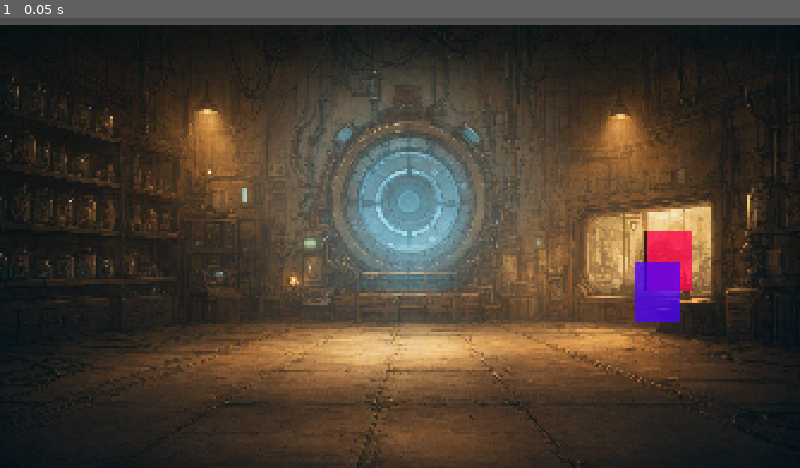
Above: before the commit, frame 1.
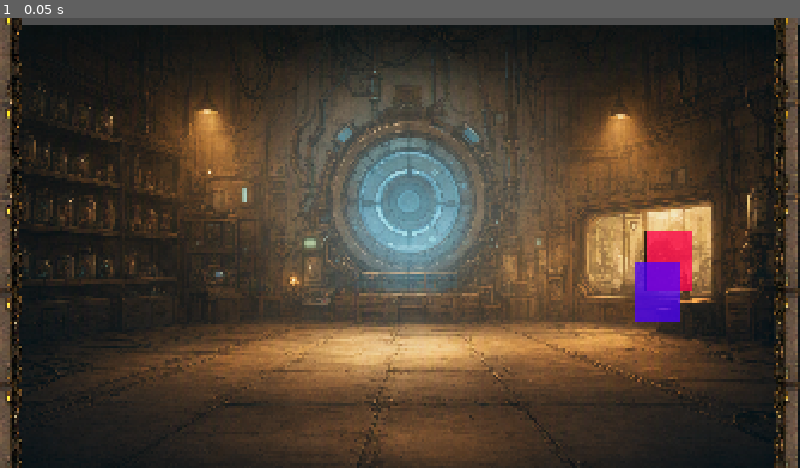
Above: after the commit, the same moment.

Repository: goodbless/first-game-in-godot
Game: Godot game, scene res://scenes/Levels/template.tscn
Two runs of this game, one before a commit and one after it. Both use one fixed random seed, a clock stepped at 60 frames per second and the inputs below. This scene is started directly instead of the project's main scene.
Inputs:
- Up to frame 1 (0.05 s): no input

The runs differ from the first frame. In frame 1, 3.9% of the frame differs, in the area x 0-100%, y 0-100%.

Commit message:
feat: 为测试关卡左右墙壁添加侧墙贴图装饰
1. 调整左右墙壁位置，从 ±900 扩展至 ±944
2. 为左右墙壁各自添加 5 个侧墙贴图，右侧贴图进行水平翻转处理

Diff:
--- a/First Game/scenes/Levels/template.tscn
+++ b/First Game/scenes/Levels/template.tscn
@@ -1,5 +1,6 @@
 [gd_scene format=3 uid="uid://chn6242x6hgyk"]
 
+[ext_resource type="Texture2D" uid="uid://bbgmye32jesiw" path="res://assets/sprites/sidewall.png" id="2_uagt1"]
 [ext_resource type="Texture2D" uid="uid://fsyoba3sfmwd" path="res://assets/sprites/scene_lab.png" id="2_wjpas"]
 [ext_resource type="PackedScene" uid="uid://dtrbka1ef726o" path="res://scenes/killzone.tscn" id="6_lwjhc"]
 [ext_resource type="PackedScene" uid="uid://bw6gomvbrnoah" path="res://scenes/objects/past_goal.tscn" id="7_y5o84"]
@@ -27,16 +28,61 @@
 texture = ExtResource("2_wjpas")
 
 [node name="LeftWall" type="StaticBody2D" parent="Level" unique_id=1094984701]
-position = Vector2(-900, 0)
+position = Vector2(-944, 0)
 
 [node name="CollisionShape2D" type="CollisionShape2D" parent="Level/LeftWall" unique_id=2044048087]
 shape = SubResource("WallShape")
 
+[node name="Sidewall" type="Sprite2D" parent="Level/LeftWall" unique_id=2076167545]
+position = Vector2(7, 453.5)
+texture = ExtResource("2_uagt1")
+
+[node name="Sidewall2" type="Sprite2D" parent="Level/LeftWall" unique_id=207193344]
+position = Vector2(7, 229.5)
+texture = ExtResource("2_uagt1")
+
+[node name="Sidewall3" type="Sprite2D" parent="Level/LeftWall" unique_id=717908615]
+position = Vector2(7, 5.5)
+texture = ExtResource("2_uagt1")
+
+[node name="Sidewall4" type="Sprite2D" parent="Level/LeftWall" unique_id=81327283]
+position = Vector2(7, -226.5)
+texture = ExtResource("2_uagt1")
+
+[node name="Sidewall5" type="Sprite2D" parent="Level/LeftWall" unique_id=456796029]
+position = Vector2(7, -450.5)
+texture = ExtResource("2_uagt1")
+
 [node name="RightWall" type="StaticBody2D" parent="Level" unique_id=610959921]
-position = Vector2(900, 0)
+position = Vector2(944, 0)
 
 [node name="CollisionShape2D" type="CollisionShape2D" parent="Level/RightWall" unique_id=953928271]
 shape = SubResource("RectangleShape2D_273jt")
+
+[node name="Sidewall" type="Sprite2D" parent="Level/RightWall" unique_id=514474515]
+position = Vector2(-17, 453.5)
+texture = ExtResource("2_uagt1")
+flip_h = true
+
+[node name="Sidewall2" type="Sprite2D" parent="Level/RightWall" unique_id=865879088]
+position = Vector2(-17, 229.5)
+texture = ExtResource("2_uagt1")
+flip_h = true
+
+[node name="Sidewall3" type="Sprite2D" parent="Level/RightWall" unique_id=1197449686]
+position = Vector2(-17, 5.5)
+texture = ExtResource("2_uagt1")
+flip_h = true
+
+[node name="Sidewall4" type="Sprite2D" parent="Level/RightWall" unique_id=950516803]
+position = Vector2(-17, -226.5)
+texture = ExtResource("2_uagt1")
+flip_h = true
+
+[node name="Sidewall5" type="Sprite2D" parent="Level/RightWall" unique_id=513567255]
+position = Vector2(-17, -450.5)
+texture = ExtResource("2_uagt1")
+flip_h = true
 
 [node name="Ceiling" type="StaticBody2D" parent="Level" unique_id=970822897]
 position = Vector2(0, -515)
